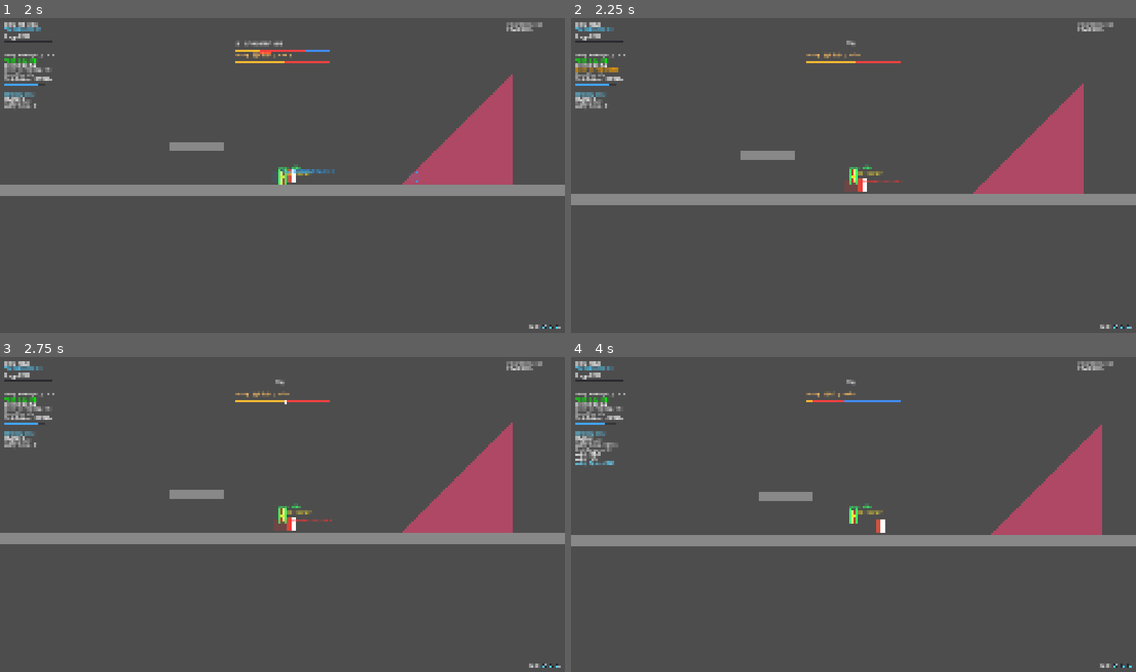
Above: before the commit, frames 1-4 (two rows, left to right).
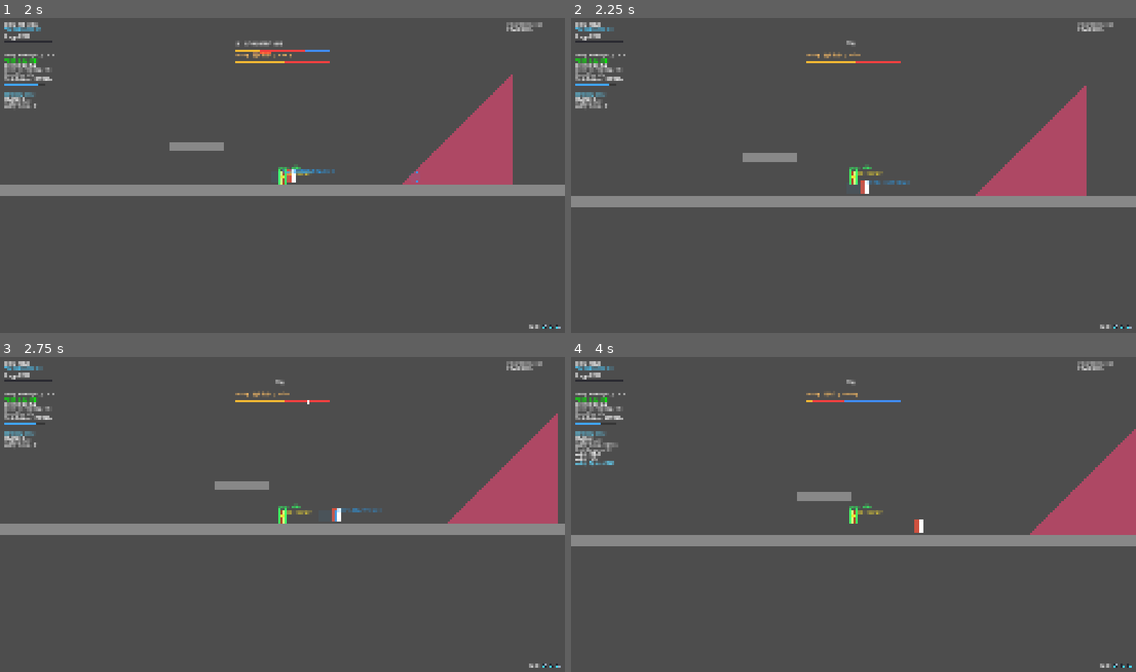
Above: after the commit, the same moments.

Repository: Guo3020/CombatLab
Game: Godot game, scene res://02_scenes/01_arena/main.tscn
The game is run twice, just before and just after one commit, with the same random seed, the same clock (stepped at 60 frames per second) and the same inputs.
Inputs (mouse positions are in pixels of both pictures, inside the frame that each line leads up to):
- Up to frame 1 (2 s): move the mouse to (406, 159) at 0.52 s; hold D (move_right) 0.53-1.25 s; hold Right mouse button (dodge) 0.53-1.25 s; click (406, 159) at 0.67 s; tap Up (jump) at 0.77 s; tap Enter at 1.25 s; drag from (169, 191) to (412, 175) at 1.27 s
- Up to frame 2 (2.25 s): tap Space at 2 s; move the mouse to (910, 106) at 2.02 s; hold A (move_left) from 2.03 s (still down); hold Right mouse button (dodge) from 2.03 s (still down)
- Up to frame 3 (2.75 s): keep holding A (move_left); keep holding Right mouse button (dodge)
- Up to frame 4 (4 s): release A (move_left) at 2.75 s; release Right mouse button (dodge) at 2.75 s; drag from (825, 580) to (684, 467) at 2.77 s; move the mouse to (1023, 564) at 3.52 s; hold D (move_right) from 3.53 s (still down); hold Right mouse button (dodge) from 3.53 s (still down); tap Up (jump) at 3.77 s

Frame 1 is identical in both runs. In frame 2, 2.3% of the frame differs, in the area x 0-100%, y 15-61%; in frame 3, 11%, in the area x 0-100%, y 13-60%; in frame 4, 4.3%.

Commit message:
Set the default HitInstance mask to the Enemy layer

Diff:
--- a/03_scripts/01_combat/data/hit_instance_data.gd
+++ b/03_scripts/01_combat/data/hit_instance_data.gd
@@ -45,9 +45,9 @@
 # 并共享同一份目标命中记录。
 @export_group("攻击判定")
 
-# 运行时 HitInstance Area2D 使用的碰撞遮罩。
-# 默认 1，保持原 AttackArea 的默认检测层。
-@export_flags_2d_physics var collision_mask: int = 1
+# 项目约定：Layer 2 = Player，Layer 3 = Enemy。
+# 默认攻击对象为 Enemy（Layer 3）；敌方动作资源应显式设为 Layer 2。
+@export_flags_2d_physics var collision_mask: int = 1 << 2
 
 @export var hitboxes: Array[HitboxData] = []
 
